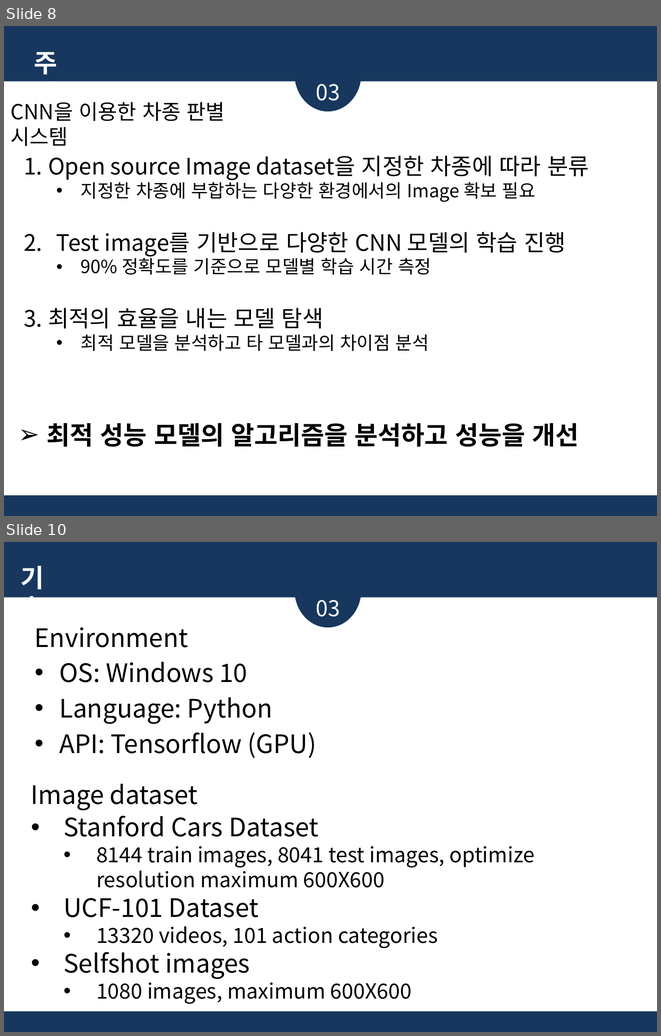
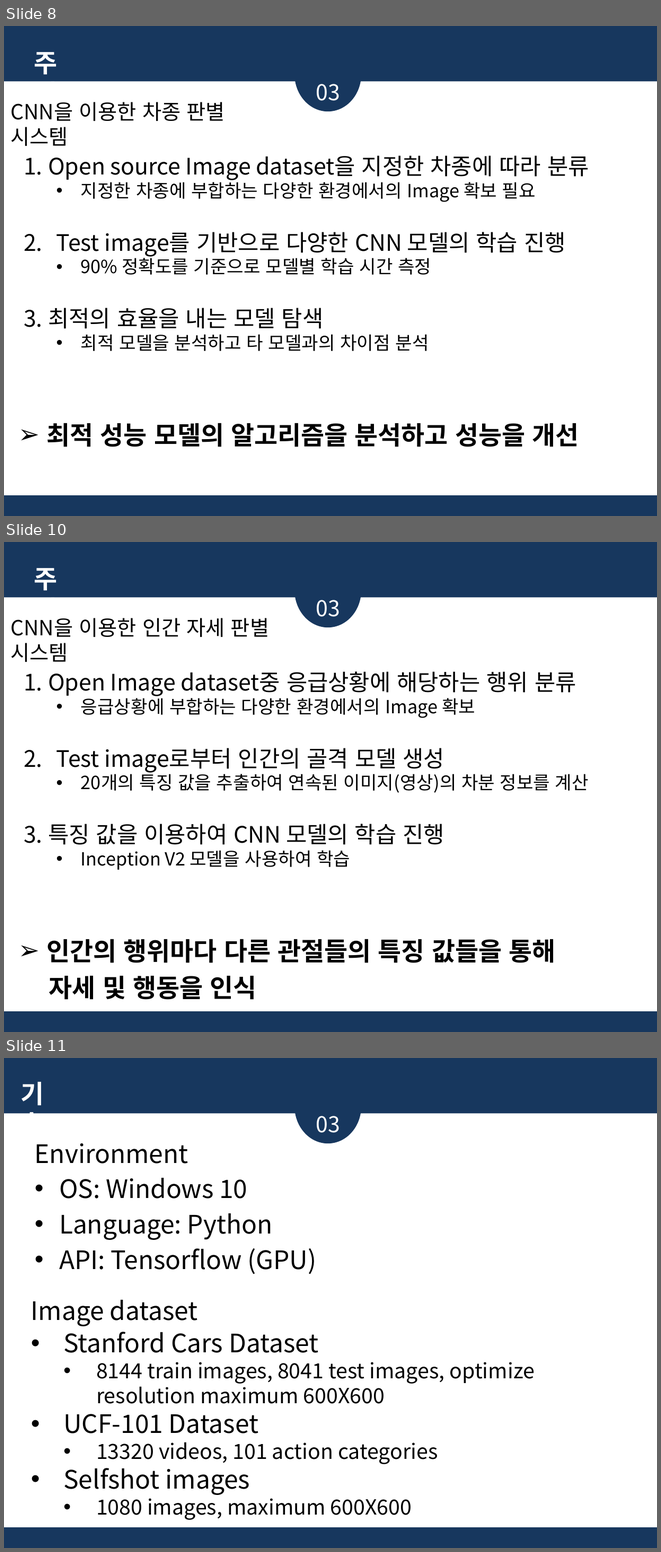
Before and after one commit to glad1470/2019_research, a slide deck: Doc/주제 선정 및 시장 조사_19.03.19/졸업논문 주제_임광효_김준영_2.pptx. Shown one above the other, each under a label of ours: slides 8 and 10 before the commit, slides 8, 10 and 11 after it; the slides between them are not shown. The pictures are 661x1036 and 661x1552 pixels, drawn with LibreOffice and Linux fonts; fonts in the diff are those of the drawing. Boxes give left, top, right and bottom in pixels: in the first picture for what was removed or moved away, otherwise in the second. Text is boxed around its words. In the diff, an @@ line names an element or a change of style, - is before the commit and + after.

```diff
--- a/Doc/주제 선정 및 시장 조사_19.03.19/졸업논문 주제_임광효_김준영_2.pptx
+++ b/Doc/주제 선정 및 시장 조사_19.03.19/졸업논문 주제_임광효_김준영_2.pptx
@@ slide 10 added at (4,542,657,1032), background #17375E @@
@@ ellipse added at (294,553,361,627), fill #17375E @@
@@ text added at (34,568,58,625), 28 pt, text #FFFFFF, bold @@
+주제
@@ rectangle added at (4,598,657,1012), fill #FFFFFF @@
@@ text added at (316,600,340,617), 24 pt, text #FFFFFF @@
+03
@@ text added at (10,618,269,662), 23 pt, text #000000 @@
+CNN을 이용한 인간 자세 판별 시스템
@@ text added at (48,671,589,870), 20 pt, text #000000 @@
+1. Open Image dataset중 응급상황에 해당하는 행위 분류
+  • 응급상황에 부합하는 다양한 환경에서의 Image 확보
+2. Test image로부터 인간의 골격 모델 생성
+  • 20개의 특징 값을 추출하여 연속된 이미지(영상)의 차분 정보를 계산
+3. 특징 값을 이용하여 CNN 모델의 학습 진행
+  • Inception V2 모델을 사용하여 학습
@@ text added at (46,938,556,963), 28 pt, text #000000, bold @@
+➢ 인간의 행위마다 다른 관절들의 특징 값들을 통해
@@ text added at (49,976,257,999), 28 pt, text #000000, bold @@
+자세 및 행동을 인식
@@ what was slide 10 is now slide 11 @@
```
Also in this commit, not shown: 2 slides changed, 1 other file.
